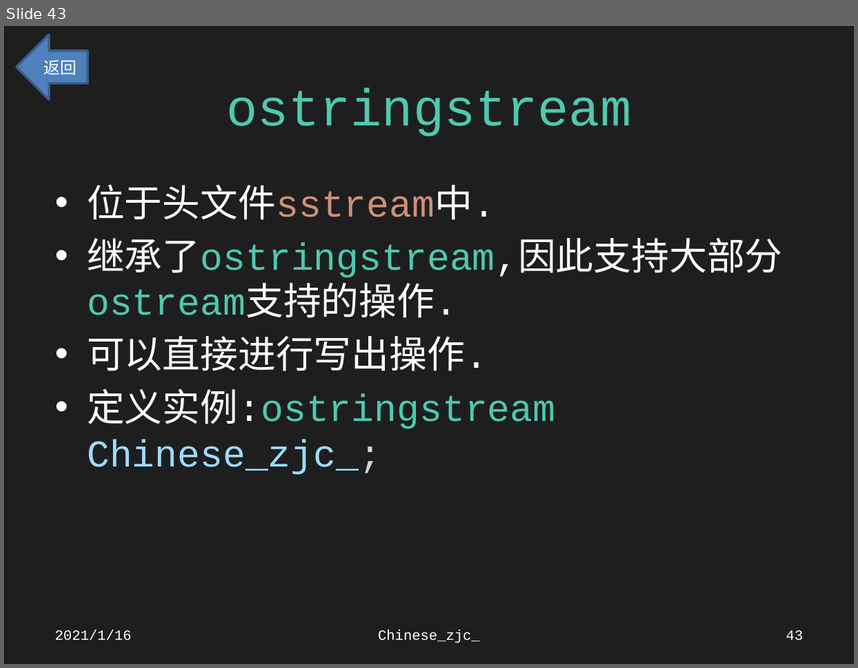
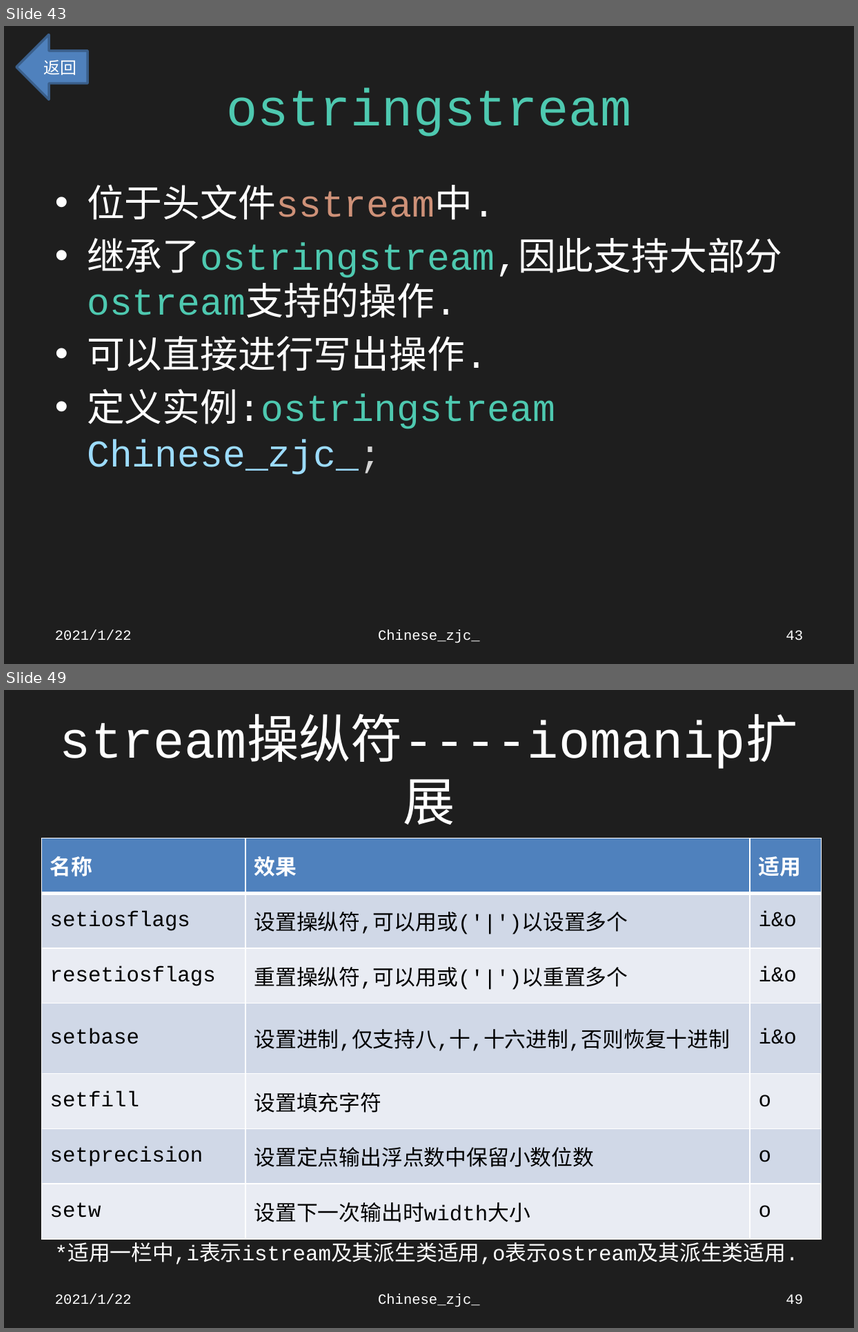
Before and after one commit to Chinesezjc/Solved-Problems, a slide deck: STL.pptx. Shown one above the other, each under a label of ours: slide 43 before the commit, slides 43 and 49 after it; the slides between them are not shown. The pictures are 858x668 and 858x1332 pixels, drawn with LibreOffice and Linux fonts; fonts in the diff are those of the drawing. Boxes give left, top, right and bottom in pixels: in the first picture for what was removed or moved away, otherwise in the second. Text is boxed around its words. In the diff, an @@ line names an element or a change of style, - is before the commit and + after.

Commit message:
Chinese_zjc_

```diff
--- a/STL.pptx
+++ b/STL.pptx
@@ slide 49 added at [4, 690, 854, 1328], background #1E1E1E @@
@@ title added at [60, 720, 798, 769], 44 pt, text #FFFFFF @@
+stream操纵符----iomanip扩展
@@ table added at [41, 838, 821, 1225], 7 rows, 3 columns @@
+名称 | 效果 | 适用
+setiosflags | 设置操纵符,可以用或('|')以设置多个 | i&o
+resetiosflags | 重置操纵符,可以用或('|')以重置多个 | i&o
+setbase | 设置进制,仅支持八,十,十六进制,否则恢复十进制 | i&o
+setfill | 设置填充字符 | o
+setprecision | 设置定点输出浮点数中保留小数位数 | o
+setw | 设置下一次输出时width大小 | o
@@ text added at [55, 1245, 799, 1264], 18 pt, text #FFFFFF @@
+*适用一栏中,i表示istream及其派生类适用,o表示ostream及其派生类适用.
@@ text added at [55, 1293, 132, 1304], 12 pt, text #FFFFFF @@
+2021/1/22
@@ text added at [378, 1293, 480, 1307], 12 pt, text #FFFFFF @@
+Chinese_zjc_
@@ page number added at [786, 1294, 803, 1303], 12 pt, text #FFFFFF @@
+49
@@ slide 43 changed as well @@
@@ text at [55, 629, 132, 640]: text changed @@
-2021/1/16
+2021/1/22
```
Also in this commit, not shown: 163 other slides changed, 85 other slides added, 42 other files.
